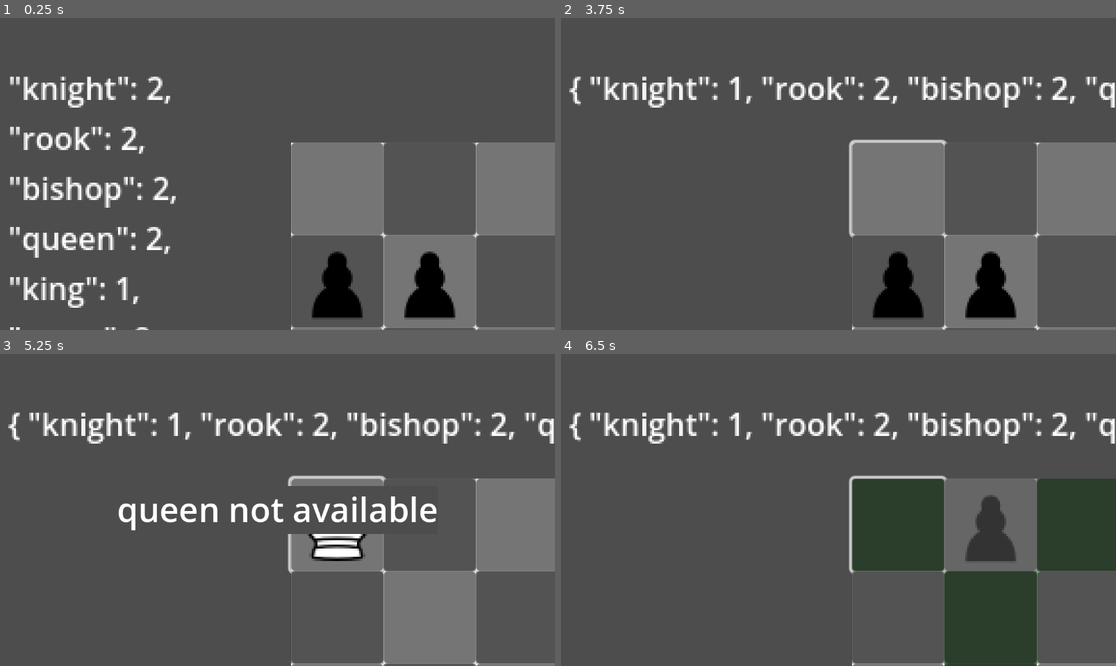
Above: before the commit, frames 1-4 (two rows, left to right).
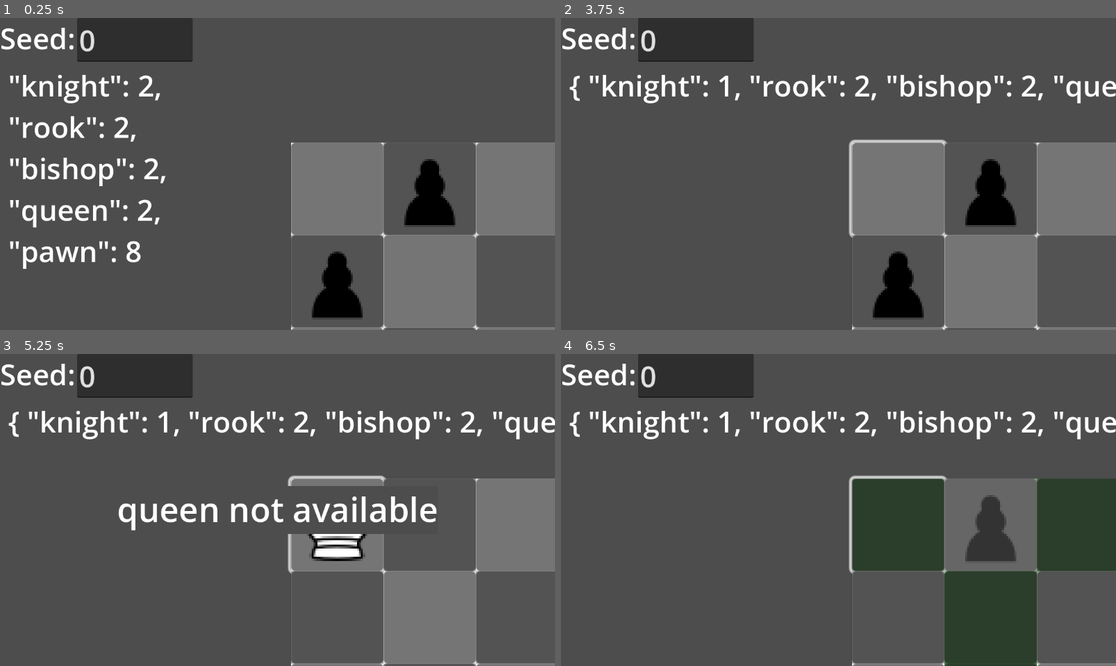
Above: after the commit, the same moments.

Repository: Noelithub77/Chessialo
Game: Godot game, scene res://main.tscn
The game is run twice, just before and just after one commit, with the same random seed, the same clock (stepped at 60 frames per second) and the same inputs.
Inputs (mouse positions are in pixels of both pictures, inside the frame that each line leads up to):
- Up to frame 1 (0.25 s): no input
- Up to frame 2 (3.75 s): click (899, 189) at 0.52 s; click (899, 189) at 1.27 s; click (899, 189) at 2.02 s; tap Enter at 2.75 s; move the mouse to (960, 158) at 2.77 s; tap B (b) at 2.85 s; tap K (k) at 3.05, 3.6 s; tap Space at 3.5 s; move the mouse to (727, 189) at 3.52 s
- Up to frame 3 (5.25 s): tap P (p) at 3.8, 4.35 s; tap Enter at 4.25 s; move the mouse to (333, 441) at 4.27 s; tap Q (q) at 4.55, 5.1 s; tap Space at 5 s; move the mouse to (249, 572) at 5.02 s
- Up to frame 4 (6.5 s): tap R (r) at 5.3, 5.85 s; move the mouse to (1005, 556) at 5.77 s; tap B (b) at 6.05 s

The runs differ from the first frame. In frame 1, 12% of the frame differs, in the area x 0-83%, y 0-100%; in frame 2, 9.8%; in frame 3, 7.3%; in frame 4, 7.3%.

Commit message:
add game state management: fixed seed handling and score history tracking

Diff:
--- /dev/null
+++ b/game_state.gd
@@ -0,0 +1,4 @@
+extends Node
+
+@export var current_seed: int
+@export var score_history: Array = []
--- a/main.gd
+++ b/main.gd
@@ -26,8 +26,8 @@
 	"rook": 2,
 	"bishop": 2,
 	"queen": 1,
-	"king": 1,
-	"pawn": 8,
+	# "king": 1,
+	"pawn": 4,
 }
 
 var textures : Dictionary = {
@@ -39,25 +39,55 @@
 	"pawn": preload("res://assets/WPawn.svg"),
 }
 
+var flashing_squares = {}
+
+var game_seed: int
+
+var rng: RandomNumberGenerator
+
 func _ready() -> void:
+	rng = RandomNumberGenerator.new()
+	game_seed = GameState.current_seed
+	rng.seed = game_seed
+	$"seed".text = str(game_seed)
+	$"seed".text_submitted.connect(_on_seed_submitted)
+	$ResetButton.pressed.connect(_on_reset_pressed)
+
 	player_pieces.clear()
 	board.square_clicked.connect(_on_square_clicked)
 	piece_unavailable.connect(_on_piece_unavailable)
 
 	for i in enemy_count:
 		spawn_enemy(false)  # Don't flash during initial spawn
+
+	update_score_history()
+
+func set_seed(new_seed: int) -> void:
+	game_seed = new_seed
+	GameState.current_seed = new_seed
+	rng.seed = game_seed
+
+func _on_seed_submitted(new_seed) -> void:
+	if new_seed.is_valid_int():
+		print("reached to int, seed on signal submit :"+ str(game_seed))
+		set_seed(new_seed.to_int())
+		get_tree().reload_current_scene()
+		print("just after reload:"+str(game_seed))
+	else:
+		$"seed".text = str(game_seed)
 
 func spawn_enemy(should_flash: bool = true) -> void:
 	var empty_positions = _get_empty_positions()
 	if empty_positions.is_empty():
 		return
 
-	var random_pos = empty_positions[randi() % empty_positions.size()]
+	var random_pos = empty_positions[rng.randi() % empty_positions.size()]
 	var square = board.get_square(random_pos)
 	var color_rect = square.get_node("ColorRect")
 
 	# Flash effect only when respawning
 	if should_flash:
+		_cleanup_flashing_squares() # Clean up any existing flashes
 		await _flash_square(color_rect)
 
 	var content = square.get_node("ColorRect/ContentTextureRect")
@@ -68,9 +98,18 @@
 
 func _flash_square(color_rect: ColorRect) -> void:
 	var original_color = color_rect.color
+	flashing_squares[color_rect] = original_color
 	color_rect.color = Color("#12f2c9b3")
 	await get_tree().create_timer(FLASH_DURATION).timeout
-	color_rect.color = original_color
+	# Only reset if it's still flashing (hasn't been changed by something else)
+	if color_rect in flashing_squares:
+		color_rect.color = original_color
+		flashing_squares.erase(color_rect)
+
+func _cleanup_flashing_squares() -> void:
+	for color_rect in flashing_squares:
+		color_rect.color = flashing_squares[color_rect]
+	flashing_squares.clear()
 
 func _get_empty_positions() -> Array:
 	var empty = []
@@ -290,3 +329,15 @@
 	if new_pos.x >= 0 and new_pos.x < 8 and new_pos.y >= 0 and new_pos.y < 8:
 		moves.append(new_pos)
 	return moves
+
+
+func get_current_seed() -> int:
+	return game_seed
+
+func _on_reset_pressed() -> void:
+	GameState.score_history.append(score)
+	get_tree().reload_current_scene()
+
+func update_score_history() -> void:
+	var score_history = GameState.score_history
+	$ScoreHistoryLabel.text = "Score History: " + str(score_history)
--- a/main.tscn
+++ b/main.tscn
@@ -1,9 +1,10 @@
-[gd_scene load_steps=5 format=3 uid="uid://vuavb6iox63y"]
+[gd_scene load_steps=6 format=3 uid="uid://vuavb6iox63y"]
 
 [ext_resource type="Script" path="res://board.gd" id="1_fojx7"]
 [ext_resource type="Script" path="res://main.gd" id="1_i5bht"]
 [ext_resource type="Texture2D" uid="uid://1sql4pmy32c8" path="res://assets/BPawn.svg" id="2_786bw"]
 [ext_resource type="PackedScene" uid="uid://dfs6hxmk5w8at" path="res://square.tscn" id="2_w34se"]
+[ext_resource type="Texture2D" uid="uid://do00ckqtqaisd" path="res://refresh.png" id="5_r78mt"]
 
 [node name="Main" type="Node2D" node_paths=PackedStringArray("board")]
 script = ExtResource("1_i5bht")
@@ -19,8 +20,8 @@
 anchor_bottom = 0.5
 offset_left = 700.0
 offset_top = 355.0
-offset_right = 2235.0
-offset_bottom = 1891.0
+offset_right = 1212.0
+offset_bottom = 867.0
 grow_horizontal = 2
 grow_vertical = 2
 scale = Vector2(3, 3)
@@ -35,22 +36,38 @@
 anchor_top = 0.5
 anchor_right = 0.5
 anchor_bottom = 0.5
-offset_left = 1017.0
-offset_top = -6.0
-offset_right = 1167.0
-offset_bottom = 34.0
+offset_left = 1265.0
+offset_top = -18.0
+offset_right = 1507.0
+offset_bottom = 65.0
 grow_horizontal = 2
 grow_vertical = 2
-scale = Vector2(4, 4)
+theme_override_font_sizes/font_size = 60
 text = "Score : 0"
 horizontal_alignment = 1
+
+[node name="ScoreHistoryLabel" type="Label" parent="."]
+layout_direction = 1
+anchors_preset = 8
+anchor_left = 0.5
+anchor_top = 0.5
+anchor_right = 0.5
+anchor_bottom = 0.5
+offset_left = 2317.0
+offset_top = 359.0
+offset_right = 2718.0
+offset_bottom = 442.0
+grow_horizontal = 2
+grow_vertical = 2
+theme_override_font_sizes/font_size = 60
+text = "Score History:"
 
 [node name="SelectedPiece" type="Label" parent="."]
 offset_left = 2161.0
 offset_top = -1.0
 offset_right = 2329.0
 offset_bottom = 24.0
-scale = Vector2(4, 4)
+theme_override_font_sizes/font_size = 60
 text = "Selected Piece: none"
 
 [node name="Available" type="Label" parent="."]
@@ -58,10 +75,32 @@
 offset_top = 98.0
 offset_right = 106.0
 offset_bottom = 251.0
-scale = Vector2(4, 4)
+theme_override_font_sizes/font_size = 60
 text = "\"knight\": 2,
 \"rook\": 2,
 \"bishop\": 2,
 \"queen\": 2,
-\"king\": 1,
-	\"pawn\": 8"
+\"pawn\": 8"
+
+[node name="SeedLabel" type="Label" parent="."]
+offset_right = 150.0
+offset_bottom = 80.0
+theme_override_font_sizes/font_size = 60
+text = "Seed:"
+
+[node name="seed" type="LineEdit" parent="."]
+offset_left = 160.0
+offset_right = 400.0
+offset_bottom = 80.0
+theme_override_font_sizes/font_size = 60
+placeholder_text = "Enter number"
+
+[node name="ResetButton" type="Button" parent="."]
+offset_left = 2365.0
+offset_top = 122.0
+offset_right = 2885.0
+offset_bottom = 642.0
+scale = Vector2(0.4, 0.4)
+theme_override_font_sizes/font_size = 60
+icon = ExtResource("5_r78mt")
+icon_alignment = 1
--- a/main_(tile).tscn
+++ /dev/null
@@ -1,12 +0,0 @@
-[gd_scene load_steps=2 format=3 uid="uid://05owlmku014w"]
-
-[sub_resource type="TileSet" id="TileSet_x6obk"]
-
-[node name="main (tile)" type="Node2D"]
-
-[node name="TileMap" type="TileMap" parent="."]
-format = 2
-
-[node name="TileMapLayer" type="TileMapLayer" parent="."]
-tile_set = SubResource("TileSet_x6obk")
-collision_enabled = false
--- a/project.godot
+++ b/project.godot
@@ -14,6 +14,10 @@
 run/main_scene="res://main.tscn"
 config/features=PackedStringArray("4.3", "GL Compatibility")
 config/icon="res://icon.svg"
+
+[autoload]
+
+GameState="*res://game_state.gd"
 
 [input]
 
--- /dev/null
+++ b/reset-svgrepo-com.svg
@@ -0,0 +1,14 @@
+<?xml version="1.0" encoding="utf-8"?>
+
+<!-- Uploaded to: SVG Repo, www.svgrepo.com, Generator: SVG Repo Mixer Tools -->
+<svg width="800px" height="800px" viewBox="0 0 21 21" xmlns="http://www.w3.org/2000/svg">
+
+<g fill="none" fill-rule="evenodd" stroke="#000000" stroke-linecap="round" stroke-linejoin="round" transform="matrix(0 1 1 0 2.5 2.5)">
+
+<path d="m3.98652376 1.07807068c-2.38377179 1.38514556-3.98652376 3.96636605-3.98652376 6.92192932 0 4.418278 3.581722 8 8 8s8-3.581722 8-8-3.581722-8-8-8"/>
+
+<path d="m4 1v4h-4" transform="matrix(1 0 0 -1 0 6)"/>
+
+</g>
+
+</svg>
Binary file added: refresh.png
Not shown, added: refresh.png.import
Not shown, added: reset-svgrepo-com.svg.import
